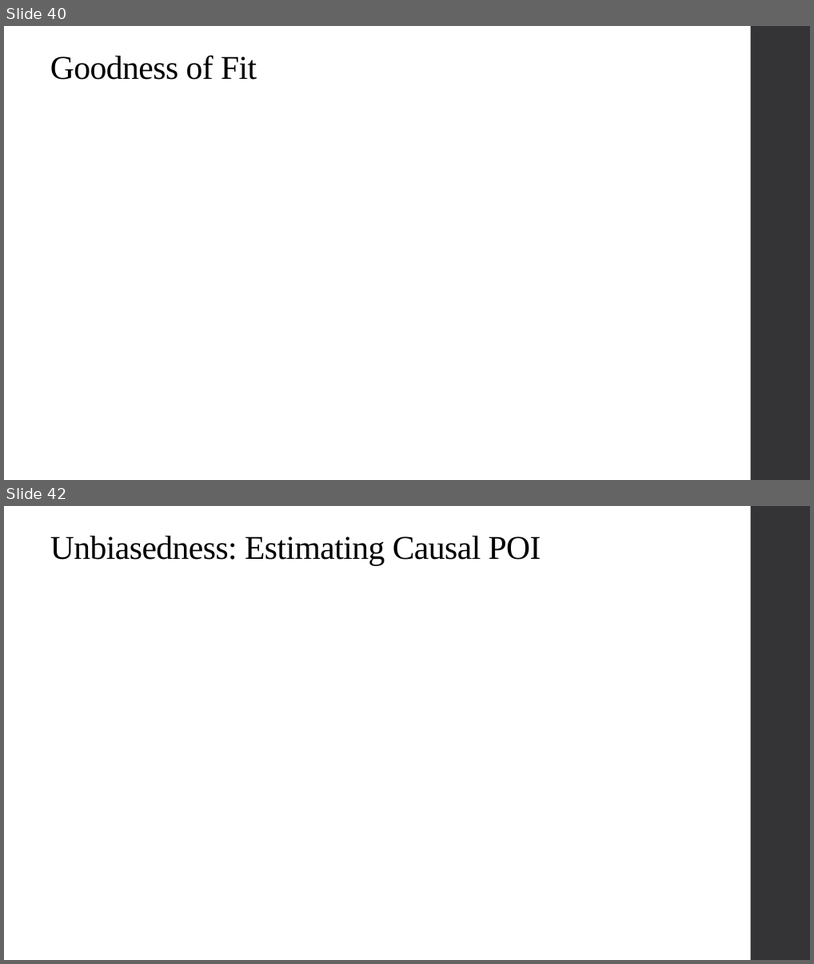
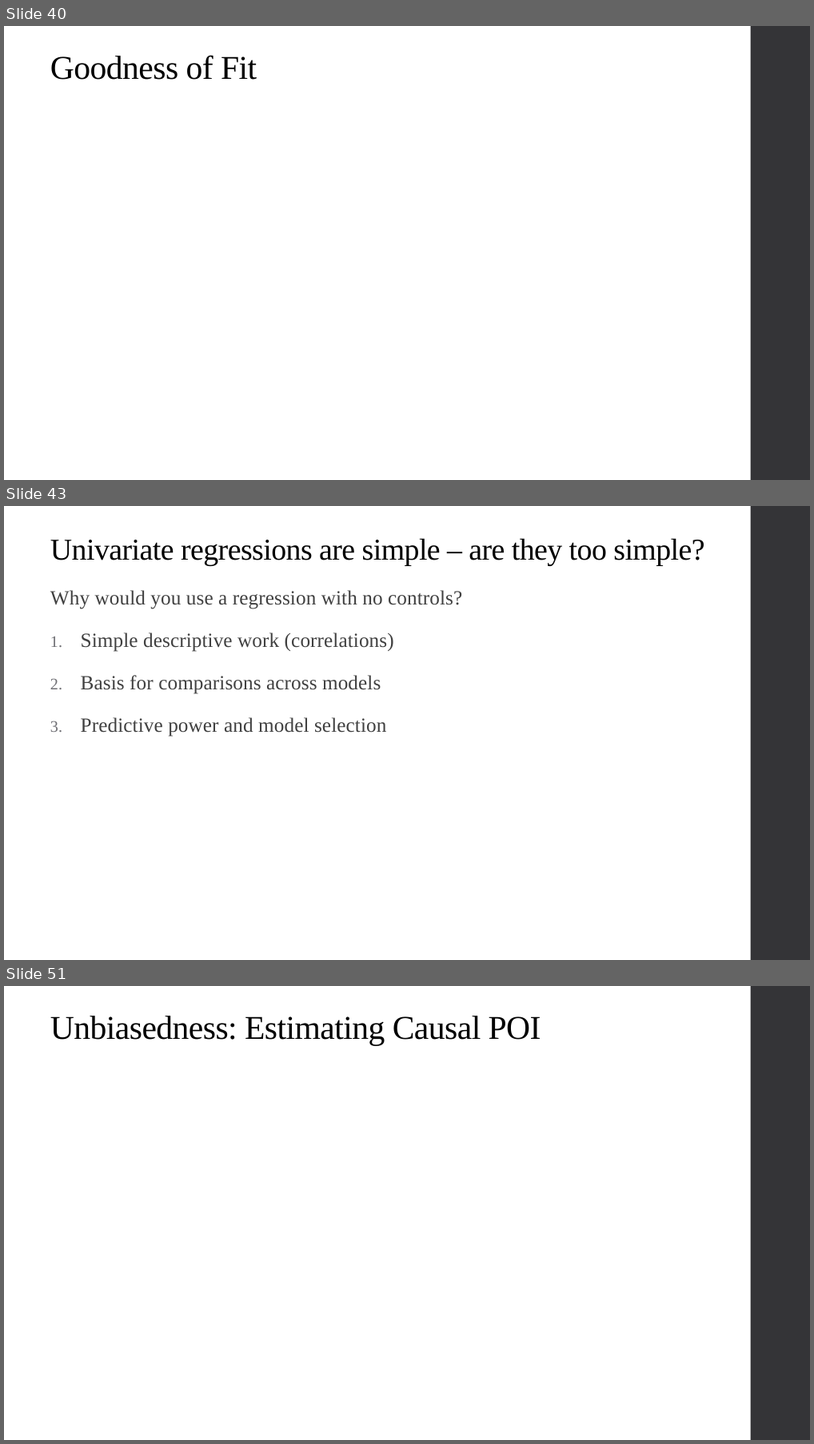
Before and after one commit to alex-hoagland/HAD5744, a slide deck: Lecture02_UnivariateOLS/Lecture2_OLS.pptx. Shown one above the other, each under a label of ours: slides 40 and 42 before the commit, slides 40, 43 and 51 after it; the slides between them are not shown. The pictures are 814x964 and 814x1444 pixels, drawn with LibreOffice and Linux fonts; fonts in the diff are those of the drawing; grey boxes stand for pictures. Boxes give left, top, right and bottom in pixels: in the first picture for what was removed or moved away, otherwise in the second. Text is boxed around its words. In the diff, an @@ line names an element or a change of style, - is before the commit and + after.

```diff
--- a/Lecture02_UnivariateOLS/Lecture2_OLS.pptx
+++ b/Lecture02_UnivariateOLS/Lecture2_OLS.pptx
@@ slide 43 added at <box>4,506,810,960</box>, background #FFFFFF; not listed: 1 template element that a slide beside it also shows @@
@@ title added at <box>50,538,705,566</box>, 36 pt, text #000000 @@
+Univariate regressions are simple – are they too simple?
@@ text added at <box>50,590,462,736</box>, 24 pt, text #404040 @@
+Why would you use a regression with no controls?
+1. Simple descriptive work (correlations)
+2. Basis for comparisons across models
+3. Predictive power and model selection
@@ what was slide 42 is now slide 51 @@
```
Also in this commit, not shown: 4 slides changed, 26 other slides added, 1 slide removed, 5 other files.
